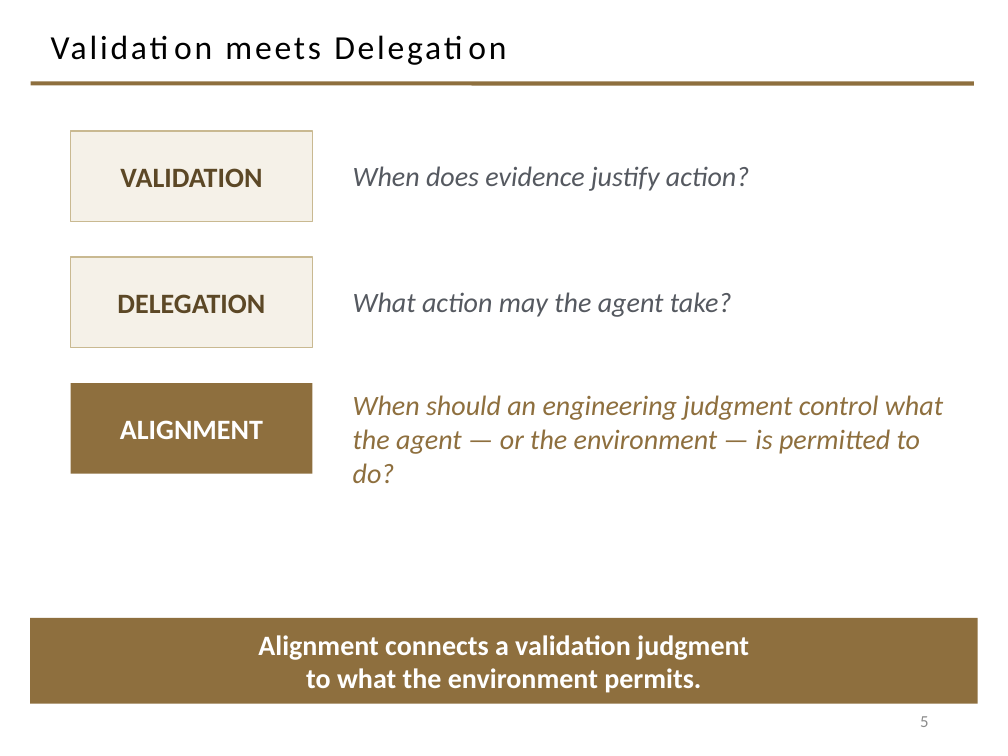
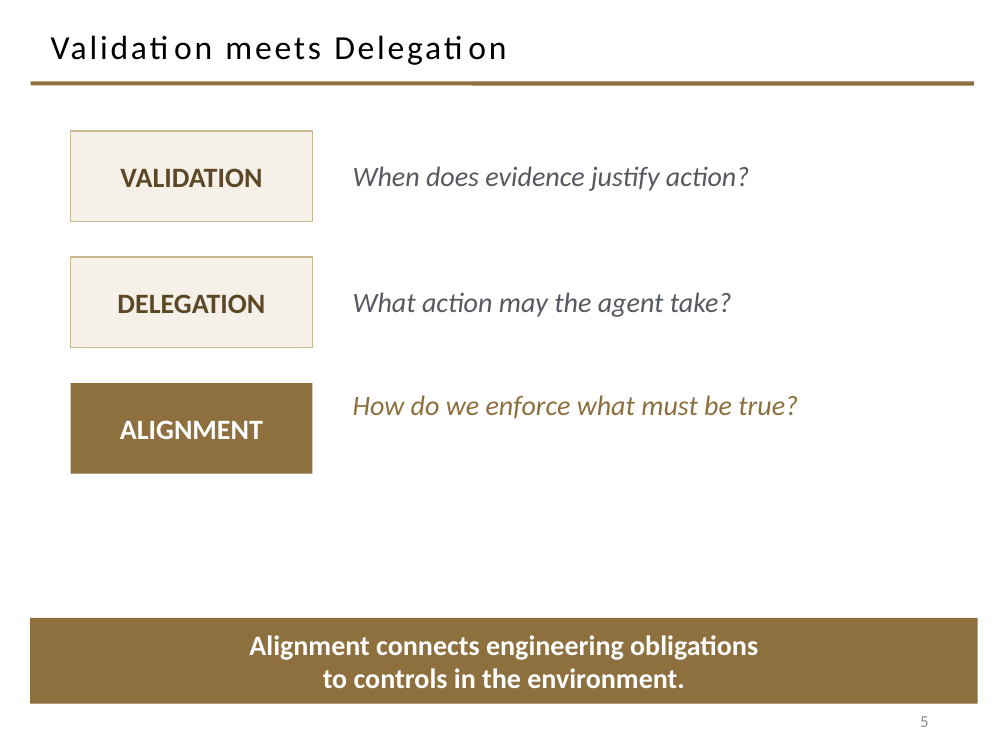
Before and after one commit to davisjam/model-based-agentic-software-engineering, a slide deck: slide 5 of course/lectures/act-2-delegation-and-control/03-alignment/2-3-Alignment.pptx. Drawn at 1008x756 pixels with LibreOffice and Linux fonts; fonts in the diff are those of the drawing; background and template pictures are left out. Boxes give left, top, right and bottom in pixels: in the first picture for what was removed or moved away, otherwise in the second. Text is boxed around its words. In the diff, an @@ line names an element or a change of style, - is before the commit and + after.

```diff
--- a/course/lectures/act-2-delegation-and-control/03-alignment/2-3-Alignment.pptx
+++ b/course/lectures/act-2-delegation-and-control/03-alignment/2-3-Alignment.pptx
@@ text at (353, 395, 798, 419): text changed @@
-When should an engineering judgment control what the agent — or the environment — is permitted to do?
+How do we enforce what must be true?
@@ text in rectangle at (249, 635, 758, 688): text changed @@
-Alignment connects a validation judgment
-to what the environment permits.
+Alignment connects engineering obligations
+to controls in the environment.
```
